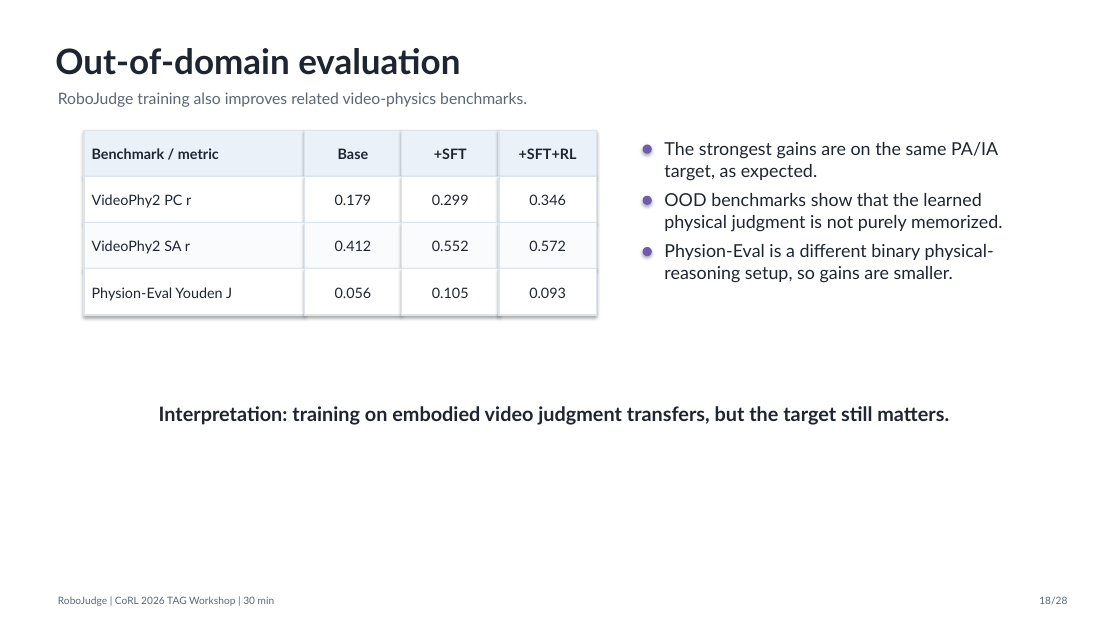
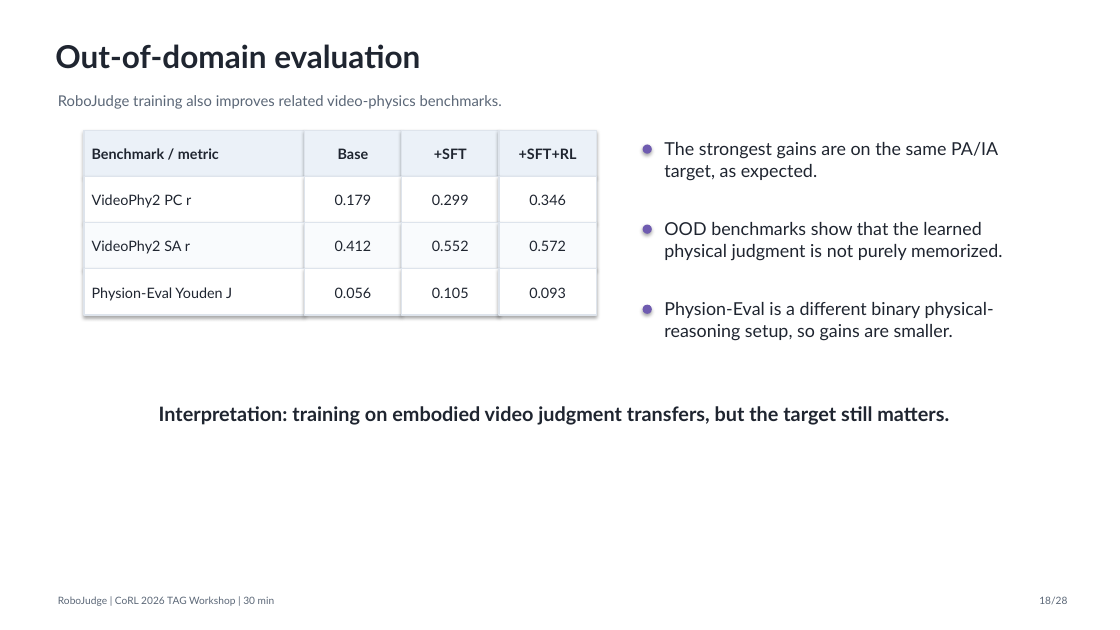
Before and after one commit to SiyuanMaCS/SiyuanMaCS.github.io, a slide deck: slide 18 of RoboJudge-slides/RoboJudge_CoRL_TAG_full_30min.pptx. Drawn at 1120x630 pixels with LibreOffice and Linux fonts; fonts in the diff are those of the drawing. Boxes give left, top, right and bottom in pixels: in the first picture for what was removed or moved away, otherwise in the second. Text is boxed around its words. In the diff, an @@ line names an element or a change of style, - is before the commit and + after.

Commit message:
Refresh RoboJudge workshop slides

```diff
--- a/RoboJudge-slides/RoboJudge_CoRL_TAG_full_30min.pptx
+++ b/RoboJudge-slides/RoboJudge_CoRL_TAG_full_30min.pptx
@@ text "Out-of-domain evaluation" at (x1=55, y1=44, x2=420, y2=69): size 30 to 27 pt @@
@@ text "RoboJudge training also improves related ..." at (x1=58, y1=95, x2=502, y2=109): size 13.5 to 12.7 pt @@
@@ ellipse moved from (x1=643, y1=196, x2=652, y2=205) to (x1=643, y1=224, x2=652, y2=234) @@
@@ text "OOD benchmarks show that the ..." moved from (x1=664, y1=193, x2=1002, y2=232) to (x1=664, y1=222, x2=1002, y2=261) @@
@@ text "Physion-Eval is a different binary ..." moved from (x1=664, y1=244, x2=994, y2=283) to (x1=664, y1=302, x2=994, y2=341) @@
@@ ellipse moved from (x1=643, y1=247, x2=652, y2=256) to (x1=643, y1=305, x2=652, y2=314) @@
```
Also in this commit, not shown: 27 other slides changed, 5 other files.
